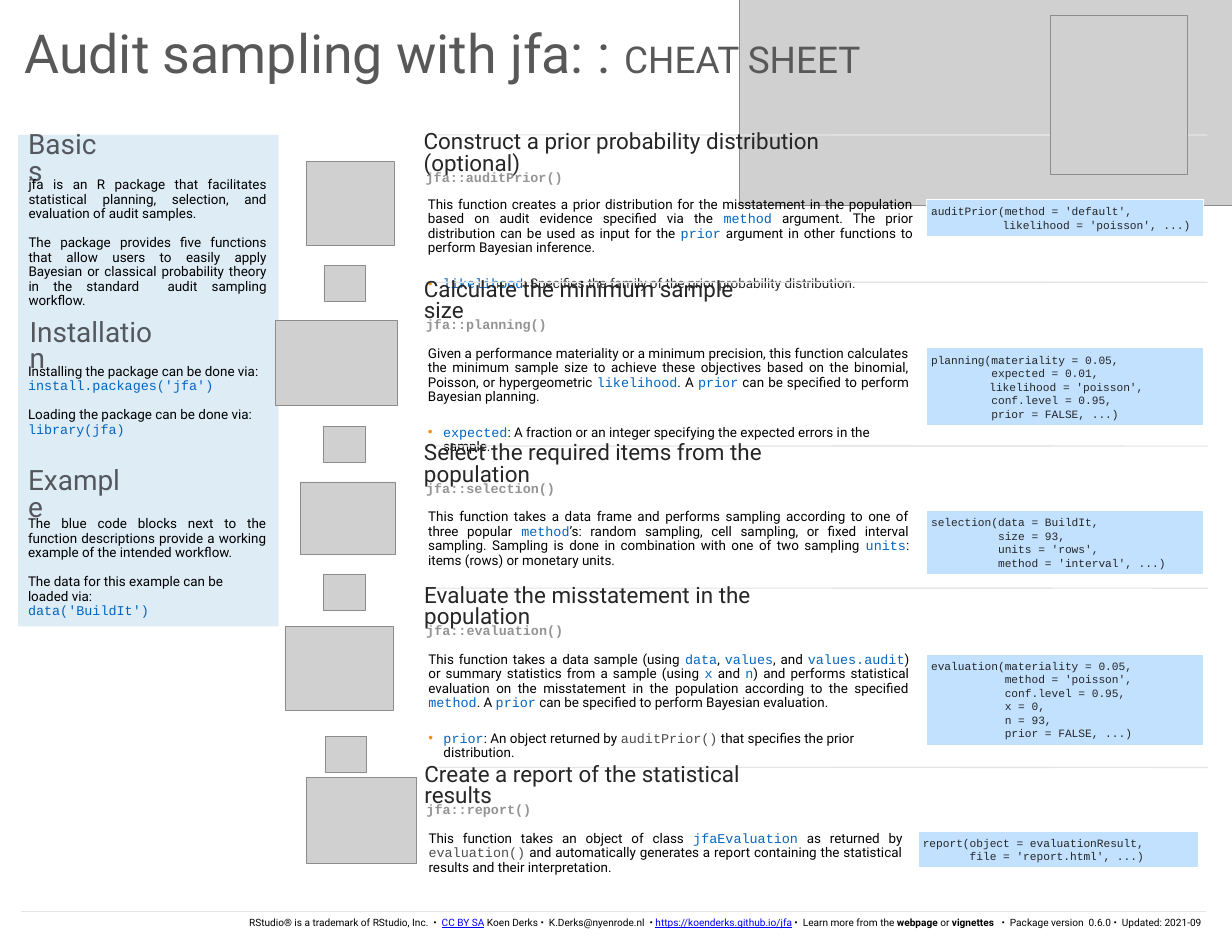
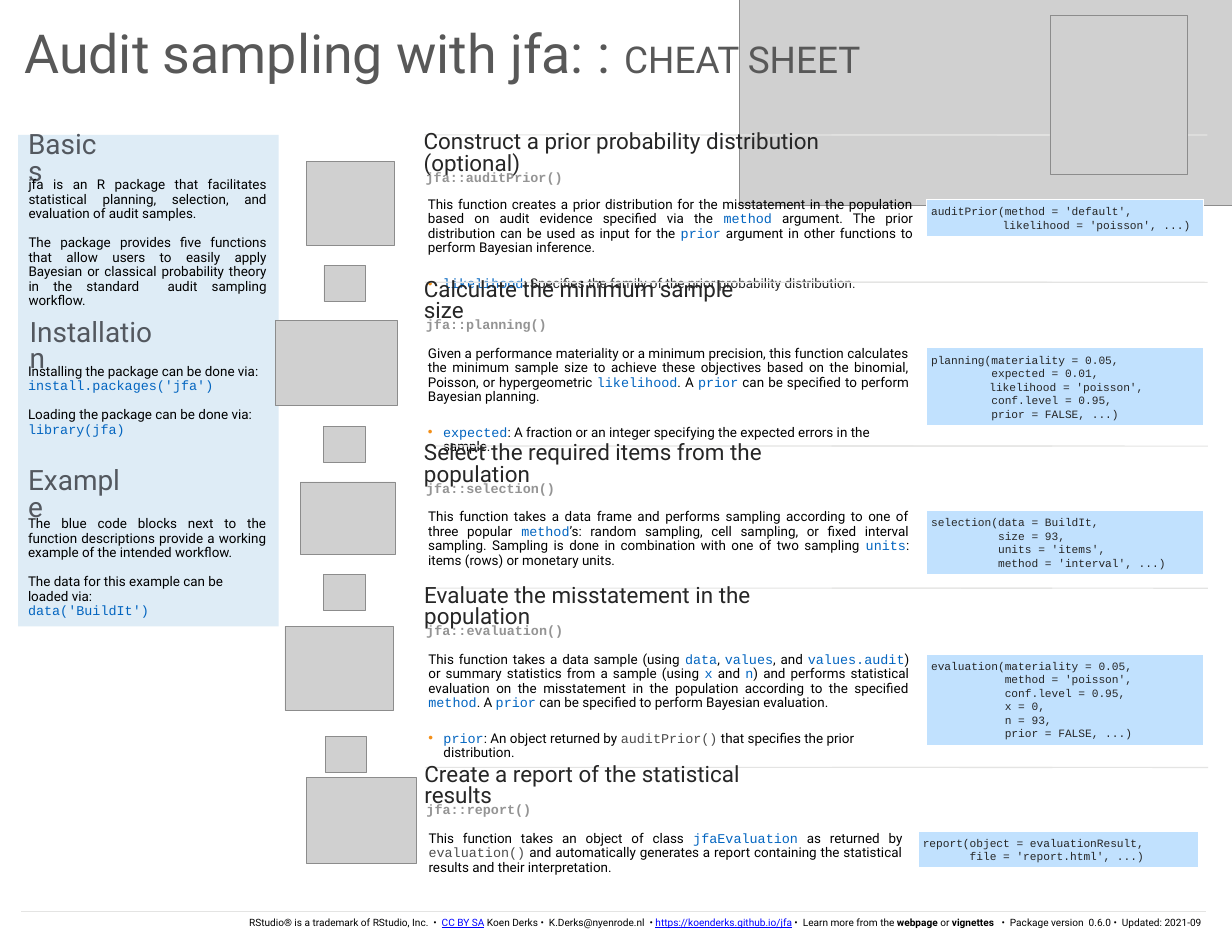
Before and after one commit to koenderks/jfa, a slide deck: slide 1 of man/figures/cheatsheet/cheatsheet.pptx. Drawn at 1232x952 pixels with LibreOffice and Linux fonts; fonts in the diff are those of the drawing; grey boxes stand for pictures. Boxes give left, top, right and bottom in pixels: in the first picture for what was removed or moved away, otherwise in the second. Text is boxed around its words. In the diff, an @@ line names an element or a change of style, - is before the commit and + after.

Commit message:
Update cheatsheet

```diff
--- a/man/figures/cheatsheet/cheatsheet.pptx
+++ b/man/figures/cheatsheet/cheatsheet.pptx
@@ text in rectangle at (998, 545, 1106, 555): text changed @@
-units = 'rows',
+units = 'items',
```
Also in this commit, not shown: 2 other files.
